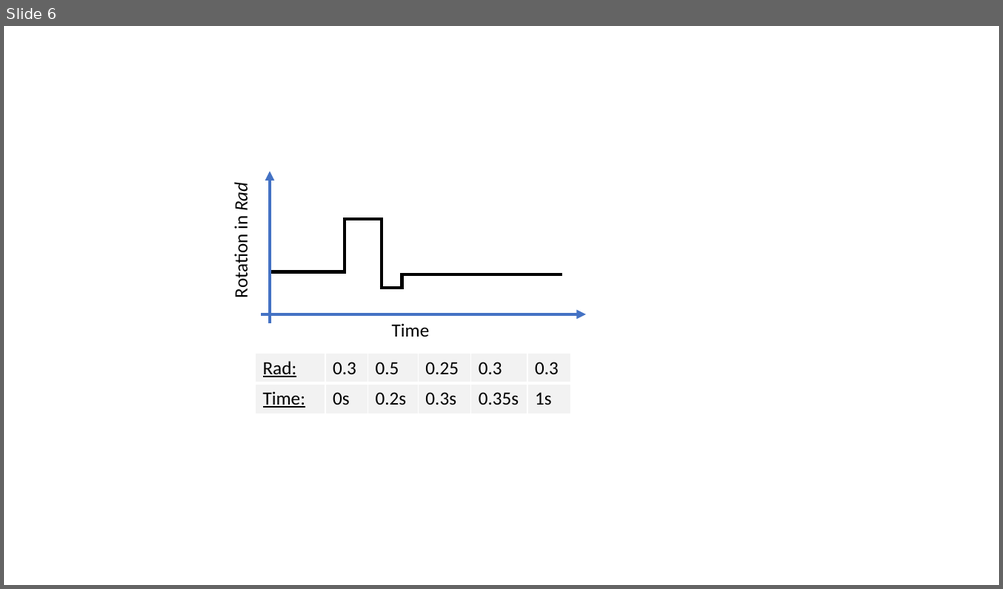
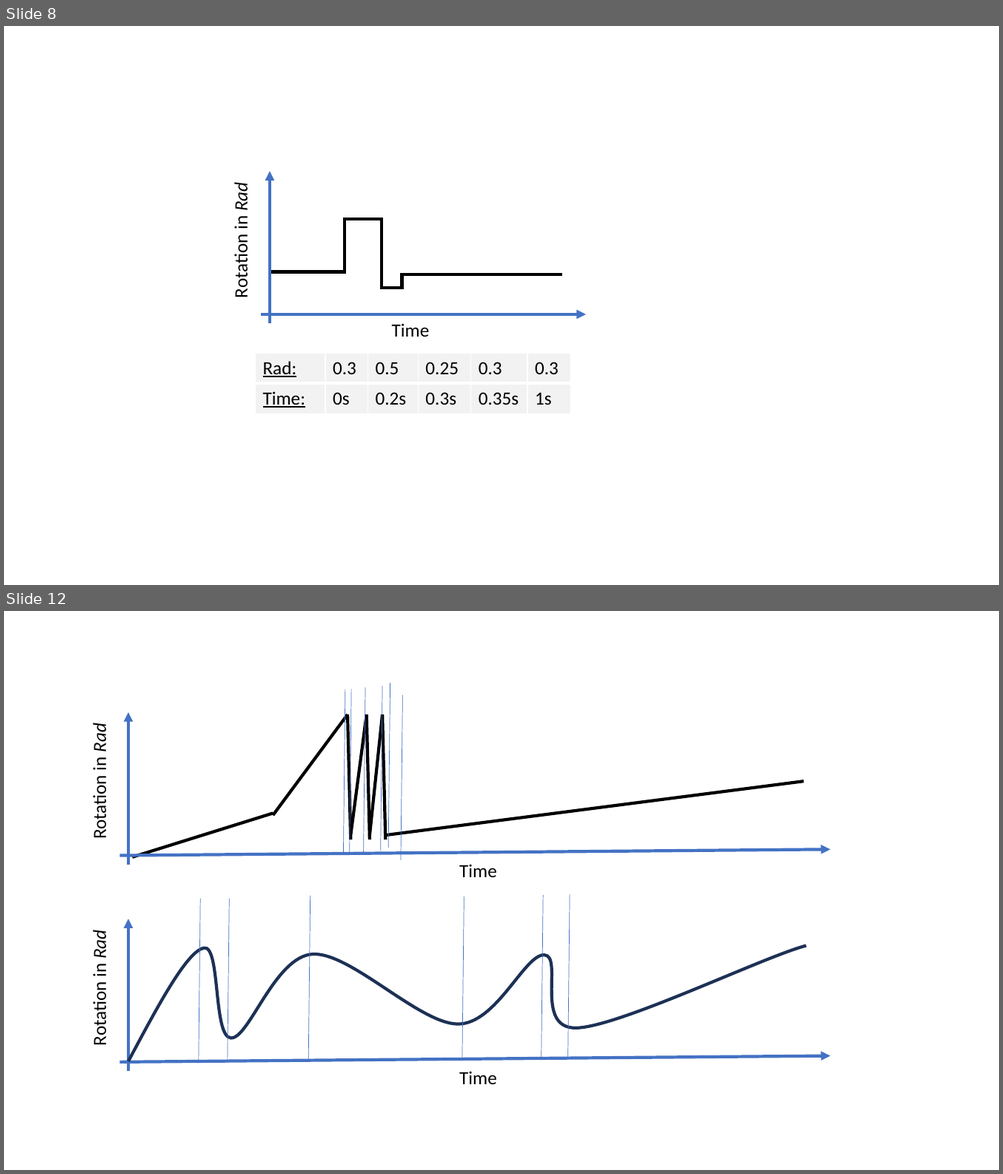
Before and after one commit to JanNalivaika/MASTERS-THESIS, a slide deck: Latex/figures/images.pptx. Shown one above the other, each under a label of ours: slide 6 before the commit, slides 8 and 12 after it; the slides between them are not shown. The pictures are 1003x589 and 1003x1174 pixels, drawn with LibreOffice and Linux fonts; fonts in the diff are those of the drawing. Boxes give left, top, right and bottom in pixels: in the first picture for what was removed or moved away, otherwise in the second. Text is boxed around its words. In the diff, an @@ line names an element or a change of style, - is before the commit and + after.

```diff
--- a/Latex/figures/images.pptx
+++ b/Latex/figures/images.pptx
@@ slide 12 added at bbox=[4, 611, 999, 1170], background #FFFFFF @@
@@ line added from (345, 689) to (344, 854), #4472C4 0.5 pt @@
@@ line added from (351, 689) to (350, 854), #4472C4 0.5 pt @@
@@ line added from (365, 688) to (364, 853), #4472C4 0.5 pt @@
@@ line added from (382, 686) to (381, 851), #4472C4 0.5 pt @@
@@ line added from (390, 683) to (388, 849), #4472C4 0.5 pt @@
@@ line added from (402, 695) to (401, 860), #4472C4 0.5 pt @@
@@ arrow added from (128, 865) to (128, 712), #4472C4 3 pt @@
@@ line added from (347, 715) to (273, 815), #000000 3 pt @@
@@ line added from (347, 715) to (351, 840), #000000 3 pt @@
@@ line added from (367, 715) to (351, 835), #000000 3 pt @@
@@ line added from (367, 715) to (370, 840), #000000 3 pt @@
@@ line added from (382, 715) to (370, 835), #000000 3 pt @@
@@ line added from (382, 715) to (385, 840), #000000 3 pt @@
@@ text added at bbox=[88, 726, 111, 838], 18 pt, text #000000 @@
+Rotation in Rad
@@ line added from (804, 781) to (385, 835), #000000 3 pt @@
@@ line added from (132, 857) to (273, 813), #000000 3 pt @@
@@ arrow added from (119, 856) to (830, 850), #4472C4 3 pt @@
@@ text added at bbox=[459, 864, 497, 877], 18 pt, text #000000 @@
+Time
@@ line added from (200, 898) to (199, 1064), #4472C4 0.5 pt @@
@@ line added from (229, 898) to (227, 1064), #4472C4 0.5 pt @@
@@ line added from (310, 896) to (308, 1061), #4472C4 0.5 pt @@
@@ line added from (464, 897) to (462, 1062), #4472C4 0.5 pt @@
@@ line added from (543, 895) to (541, 1060), #4472C4 0.5 pt @@
@@ line added from (569, 894) to (568, 1059), #4472C4 0.5 pt @@
@@ arrow added from (128, 1071) to (128, 919), #4472C4 3 pt @@
@@ text added at bbox=[88, 933, 111, 1045], 18 pt, text #000000 @@
+Rotation in Rad
@@ freeform shape added at bbox=[128, 946, 806, 1062], outline #1E3256 3 pt @@
@@ arrow added from (119, 1062) to (830, 1056), #4472C4 3 pt @@
@@ text added at bbox=[459, 1071, 497, 1085], 18 pt, text #000000 @@
+Time
@@ what was slide 6 is now slide 8 @@
```
Also in this commit, not shown: 4 slides changed, 3 other slides added, 22 other files.
